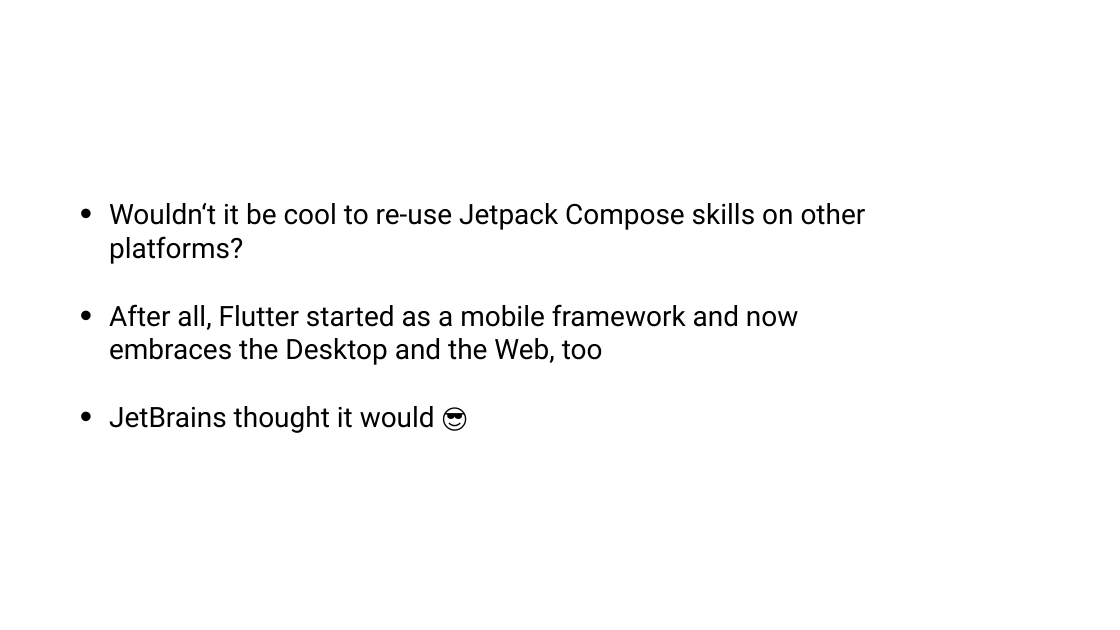
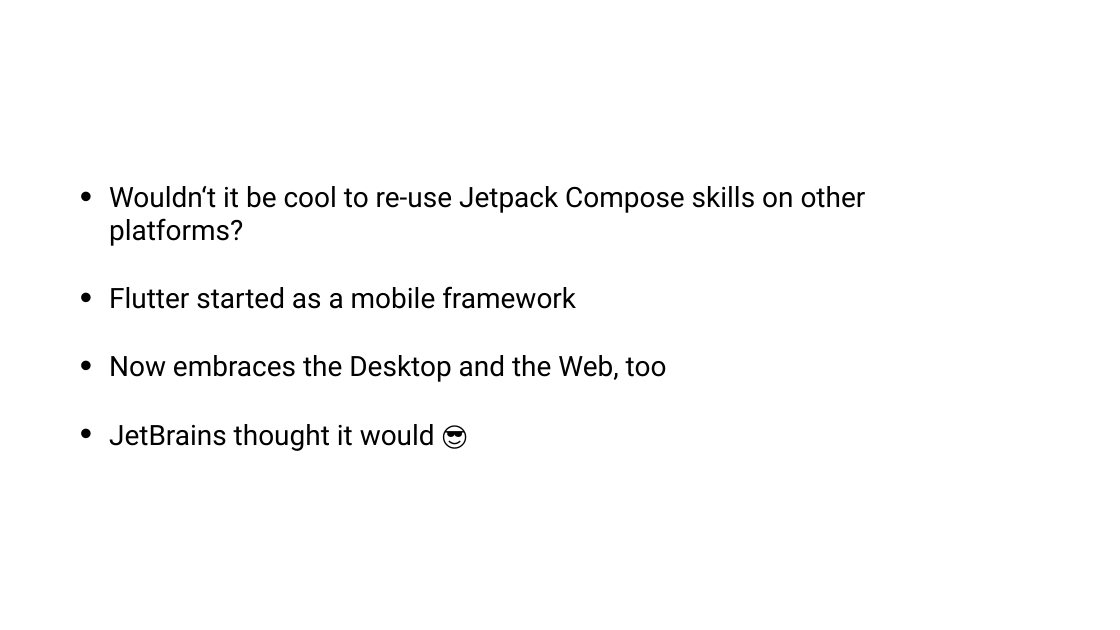
Before and after one commit to tkuenneth/compose_workshop, a slide deck: slide 4 of slides/06_Beyond Android.pptx. Drawn at 1120x630 pixels with LibreOffice and Linux fonts; fonts in the diff are those of the drawing; background and template pictures are left out. Boxes give left, top, right and bottom in pixels: in the first picture for what was removed or moved away, otherwise in the second. Text is boxed around its words. In the diff, an @@ line names an element or a change of style, - is before the commit and + after.

```diff
--- a/slides/06_Beyond Android.pptx
+++ b/slides/06_Beyond Android.pptx
@@ text at [109,286,667,382]: text changed @@
-• After all, Flutter started as a mobile framework and now embraces the Desktop and the Web, too
+• Flutter started as a mobile framework
+• Now embraces the Desktop and the Web, too
```
Also in this commit, not shown: 2 other slides changed, 8 slides added, 1 slide removed.
